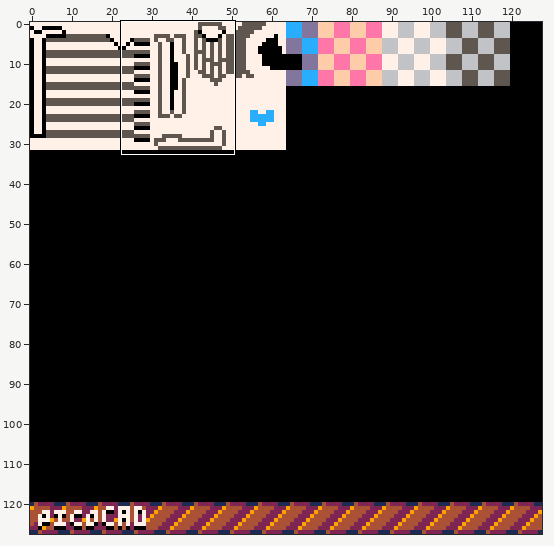
Sprite sheet, stored at Assets/Visual/Character Models/skellybod_tex.png. The first picture is a wide view before the edit; the outline marks the close-up.
Close-up. Old version:
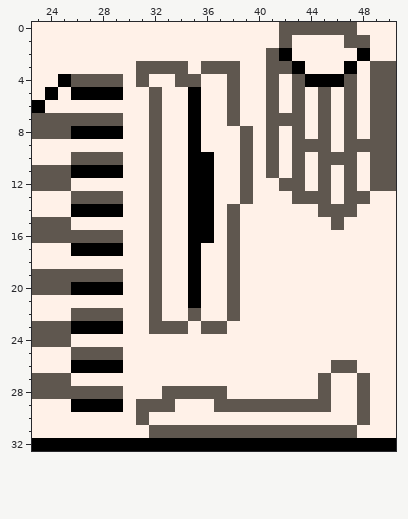
The file is 128x128 pixels. Colours within 5 levels of each other are drawn and written as one. Shown: x 23..50, y 0..32.
Now the later version:
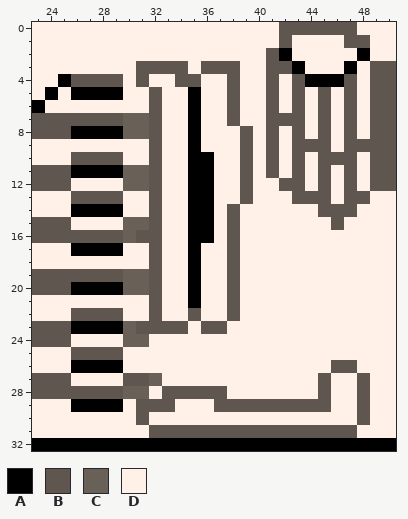
Palette (. is transparent): A #000000  B #5f574f  C #696058  D #fff1e8
Difference:
{"y":7,"x":30,"old":"DD","new":"CC"}
{"y":8,"x":30,"old":"DD","new":"CC"}
{"y":11,"x":30,"old":"DD","new":"CC"}
{"y":12,"x":30,"old":"DD","new":"CC"}
{"y":15,"x":30,"old":"DD","new":"CC"}
{"y":16,"x":30,"old":"DD","new":"CB"}
{"y":19,"x":30,"old":"DD","new":"CC"}
{"y":20,"x":30,"old":"DD","new":"CC"}
{"y":23,"x":30,"old":"DD","new":"CB"}
{"y":24,"x":30,"old":"DD","new":"CC"}
{"y":27,"x":30,"old":"DDD","new":"BBC"}
{"y":28,"x":30,"old":"DD","new":"CC"}
{"label":"changed","picture_box":[123,113,162,399]}
